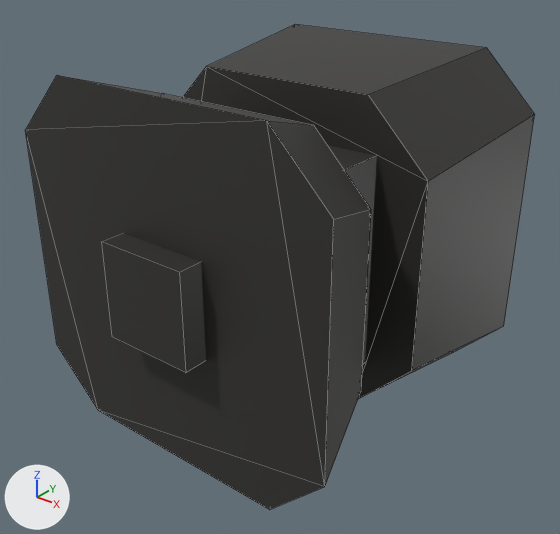
A saved change to the OBJ model Magnet/Resources/naturalmagnet.obj.
One viewpoint serves both versions: a camera (50 mm lens) standing at (2.49, -3.1, 1.75) and looking at (0.05, -0.05, -0.14). Arrows for +X, +Y and +Z are at lower left; the lights stay in place. Mesh edges are drawn as thin lines. Where no turn or scale is listed for an object, it has been applied to the vertices.

Objects in the first picture: 'natural-magnet'.
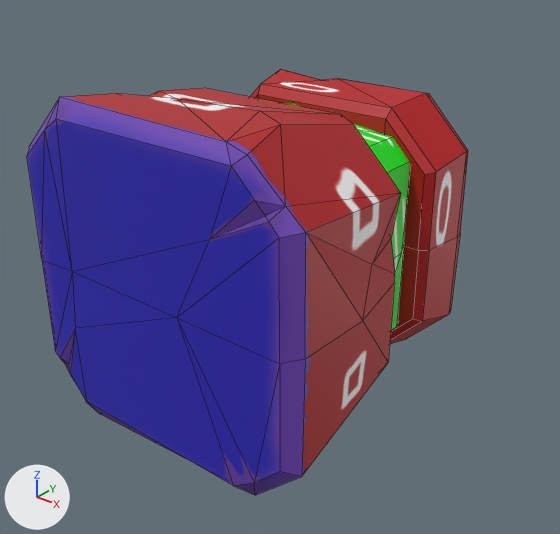
Location of each change, [x1, y1, x2, y2] in pixels of the pictures (560 x 534 px):
'natural-magnet', reshaped (14% narrower, 12% shorter): before [25, 24, 535, 510]; after [27, 69, 468, 495]
part 1 of me_natural_magnet, rebuilt (38% narrower, 27% shorter): before [182, 24, 535, 399]; after [250, 69, 468, 344]
part 2 of me_natural_magnet, rebuilt (8% wider, 6% shorter): before [25, 75, 371, 510]; after [27, 88, 400, 495]
part 3 of me_natural_magnet, added (green): after [284, 103, 410, 331]
part 4 of me_natural_magnet, deleted (black): before [101, 233, 206, 373]
part 5 of me_natural_magnet, deleted (black): before [327, 145, 377, 365]

The change, as a list of edits to the scene's bpy script:
```text
Add img_tex_magnet_natural_png:
    img_tex_magnet_natural_png = load_image('TEX_magnet_natural.png', '../../models/production/textures/TEX_magnet_natural.png', 1024, 1024, 'sRGB')
Add mat_magnet_natural:
    mat_magnet_natural = principled_material('magnet_natural')
    mat_magnet_natural.texture = img_tex_magnet_natural_png
Change me_natural_magnet:
    used by ob_natural_magnet; location = (0.0, 0.0, 0.0)
    verts and faces of me_natural_magnet; kept vertices keep their numbers, new ones are numbered from 48
    before: 40 (-0.59, 0.05, -0.59), 41 (0.59, 0.05, -0.59), 42 (-0.59, 0.05, 0.59), 43 (0.59, 0.05, 0.59), 44 (-0.59, -0.37, 0.59)
    before: 45 (-0.59, -0.37, -0.59), 46 (0.59, -0.37, -0.59), 47 (0.59, -0.37, 0.59)
    remove me_natural_magnet.from_pydata(...)  # 48 vertices, 45 faces; spans x -0.98..0.98, y -1.01..0.99, z -0.98..0.98
    remove me_natural_magnet.materials.append(mat_magnet_nature)  # picture img_magnet_nature_s_png
    add me_natural_magnet.from_pydata(...)  # 202 vertices, 226 faces, 1 loose edge; spans x -0.89..0.88, y -0.99..0.98, z -0.88..0.88
    me_natural_magnet part 1: the loose piece of 16 vertices spanning x -0.98..0.98, y 0.02..0.99, z -0.98..0.98 is rebuilt with 59 vertices and now spans x -0.77..0.77, y 0.35..0.87, z -0.77..0.77, in mat_magnet_natural (picture img_tex_magnet_natural_png)
    me_natural_magnet part 2: the loose piece of 16 vertices spanning x -0.97..0.97, y -0.87..-0.35, z -0.97..0.97 is rebuilt with 84 vertices and now spans x -0.89..0.88, y -0.99..-0.02, z -0.88..0.88, in mat_magnet_natural (picture img_tex_magnet_natural_png)
    me_natural_magnet part 3: a new loose piece of 37 vertices spanning x -0.65..0.65, y -0.06..0.37, z -0.67..0.67, in mat_magnet_natural (picture img_tex_magnet_natural_png)
    me_natural_magnet part 4: the loose piece of 8 vertices spanning x -0.26..0.26, y -1.01..-0.84, z -0.26..0.26 is deleted
    me_natural_magnet part 5
    add delete_vertices([*range(40, 48)])  # with the faces that use them
    add me_natural_magnet.materials.append(mat_magnet_natural)  # picture img_tex_magnet_natural_png
```
